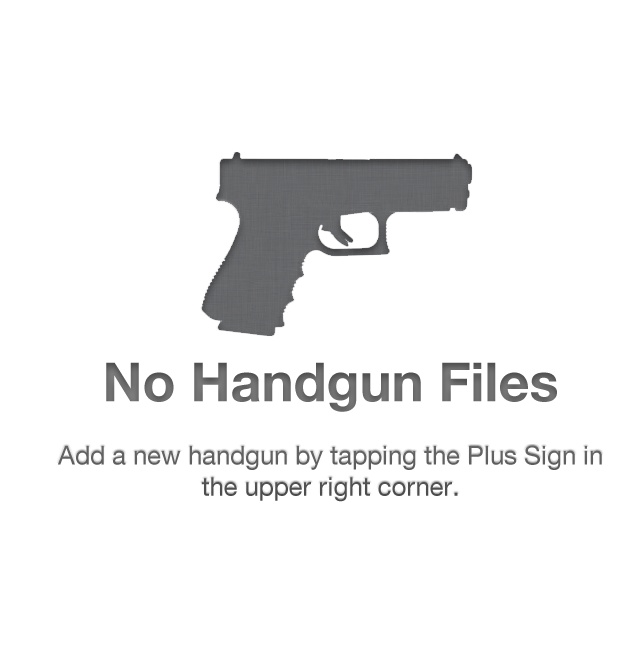
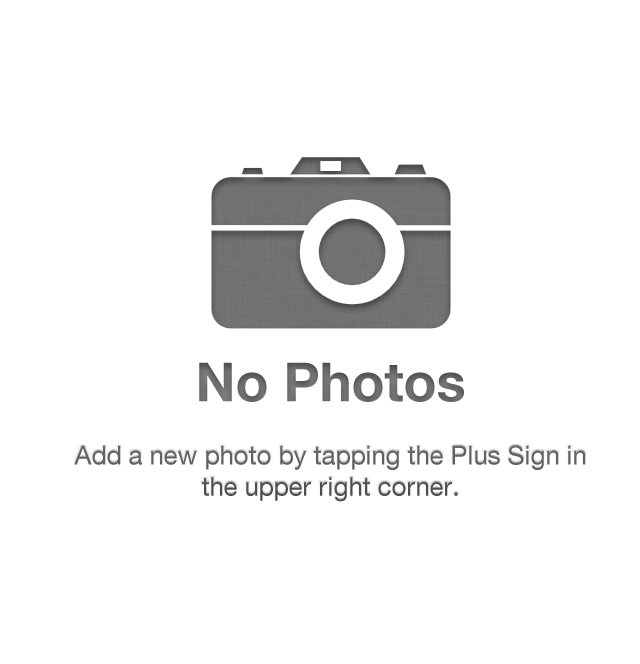
Layer changes from the first 640px x 664px image to the second:
added group "photos" with 3 layers above "handguns" over (74, 157, 586, 470)
added layer "Layer 14" (soft light) in group "photos" over (211, 157, 451, 329)
added layer "No Photos" (soft light) in group "photos" over (199, 362, 464, 402)
added layer "Add a new photo by tapping the Plus Sign in the upper right cor" (71%) in group "photos" over (74, 445, 586, 470)
hid group "handguns" (3 layers) over (57, 151, 602, 470)
